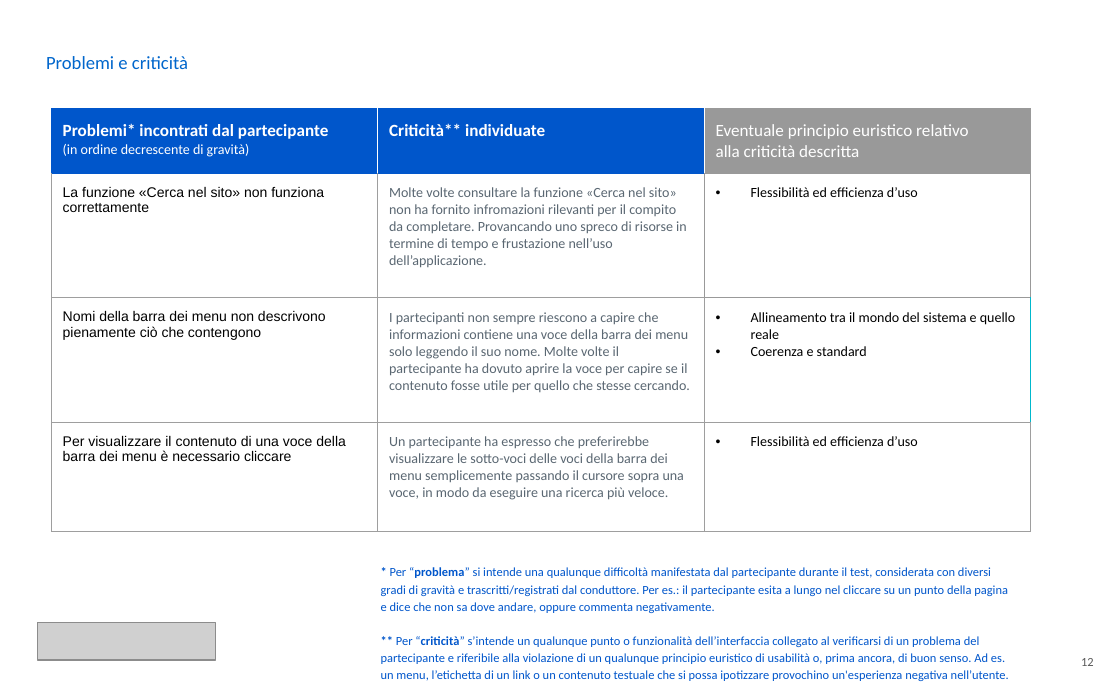
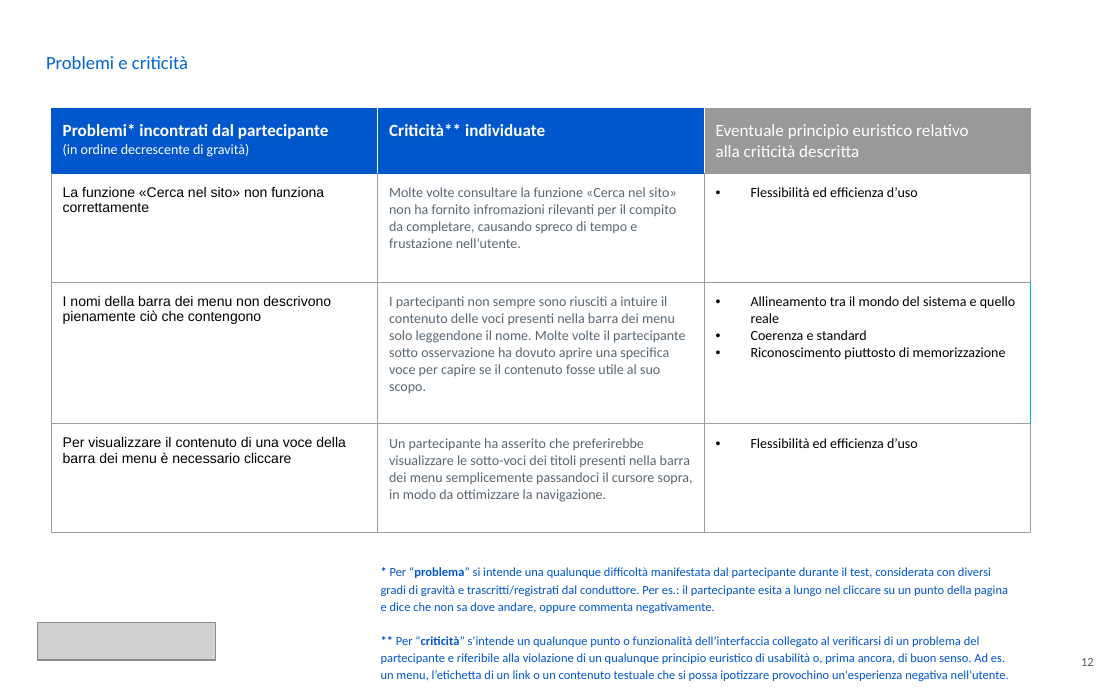
Before and after one commit to GiuVol/Progetto-IUM-21-22, a slide deck: slide 12 of Documentazione Protocollo eGLU/Report dei risultati.pptx. Drawn at 1120x700 pixels with LibreOffice and Linux fonts; fonts in the diff are those of the drawing; grey boxes stand for pictures. Boxes give left, top, right and bottom in pixels: in the first picture for what was removed or moved away, otherwise in the second. Text is boxed around its words. In the diff, an @@ line names an element or a change of style, - is before the commit and + after.

Commit message:
Modificato report dei risultati

```diff
--- a/Documentazione Protocollo eGLU/Report dei risultati.pptx
+++ b/Documentazione Protocollo eGLU/Report dei risultati.pptx
@@ table at (52, 109, 1029, 544) @@
-row 2, column 2: Molte volte consultare la funzione «Cerca nel sito» non ha fornito infromazioni rilevanti per il compito da completare. Provancando uno spreco di risorse in termine di tempo e frustazione nell’uso dell’applicazione.
+row 2, column 2: Molte volte consultare la funzione «Cerca nel sito» non ha fornito infromazioni rilevanti per il compito da completare, causando spreco di tempo e frustazione nell’utente.
-row 3: Nomi della barra dei menu non descrivono pienamente ciò che contengono | I partecipanti non sempre riescono a capire che informazioni contiene una voce della barra dei menu solo leggendo il suo nome. Molte volte il partecipante ha dovuto aprire la voce per capire se il contenuto fosse utile per quello che stesse cercando. | Allineamento tra il mondo del sistema e quello reale / Coerenza e standard
+row 3: I nomi della barra dei menu non descrivono pienamente ciò che contengono | I partecipanti non sempre sono riusciti a intuire il contenuto delle voci presenti nella barra dei menu solo leggendone il nome. Molte volte il partecipante sotto osservazione ha dovuto aprire una specifica voce per capire se il contenuto fosse utile al suo scopo. | Allineamento tra il mondo del sistema e quello reale / Coerenza e standard / Riconoscimento piuttosto di memorizzazione
-row 4, column 2: Un partecipante ha espresso che preferirebbe visualizzare le sotto-voci delle voci della barra dei menu semplicemente passando il cursore sopra una voce, in modo da eseguire una ricerca più veloce.
+row 4, column 2: Un partecipante ha asserito che preferirebbe visualizzare le sotto-voci dei titoli presenti nella barra dei menu semplicemente passandoci il cursore sopra, in modo da ottimizzare la navigazione.
```
